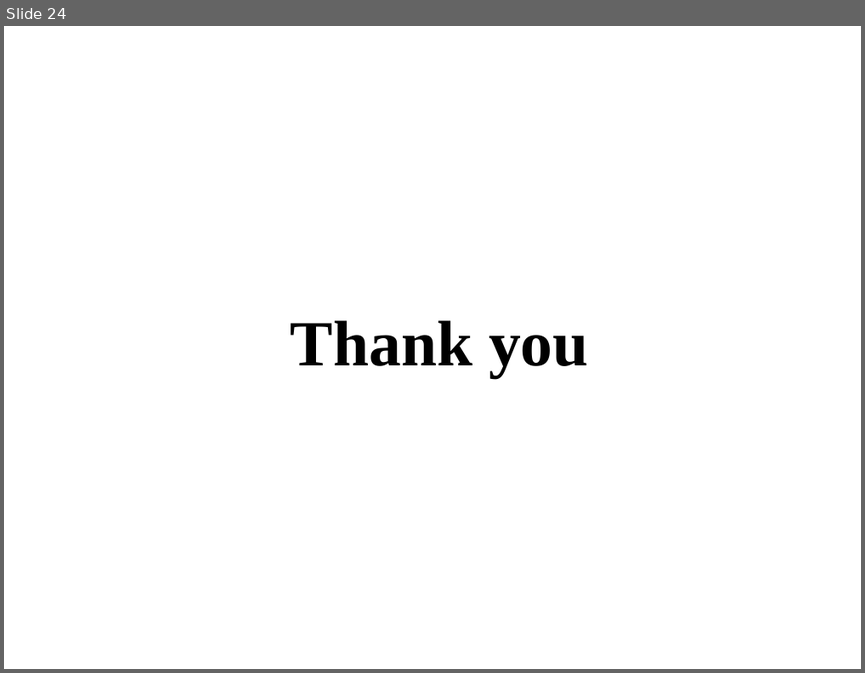
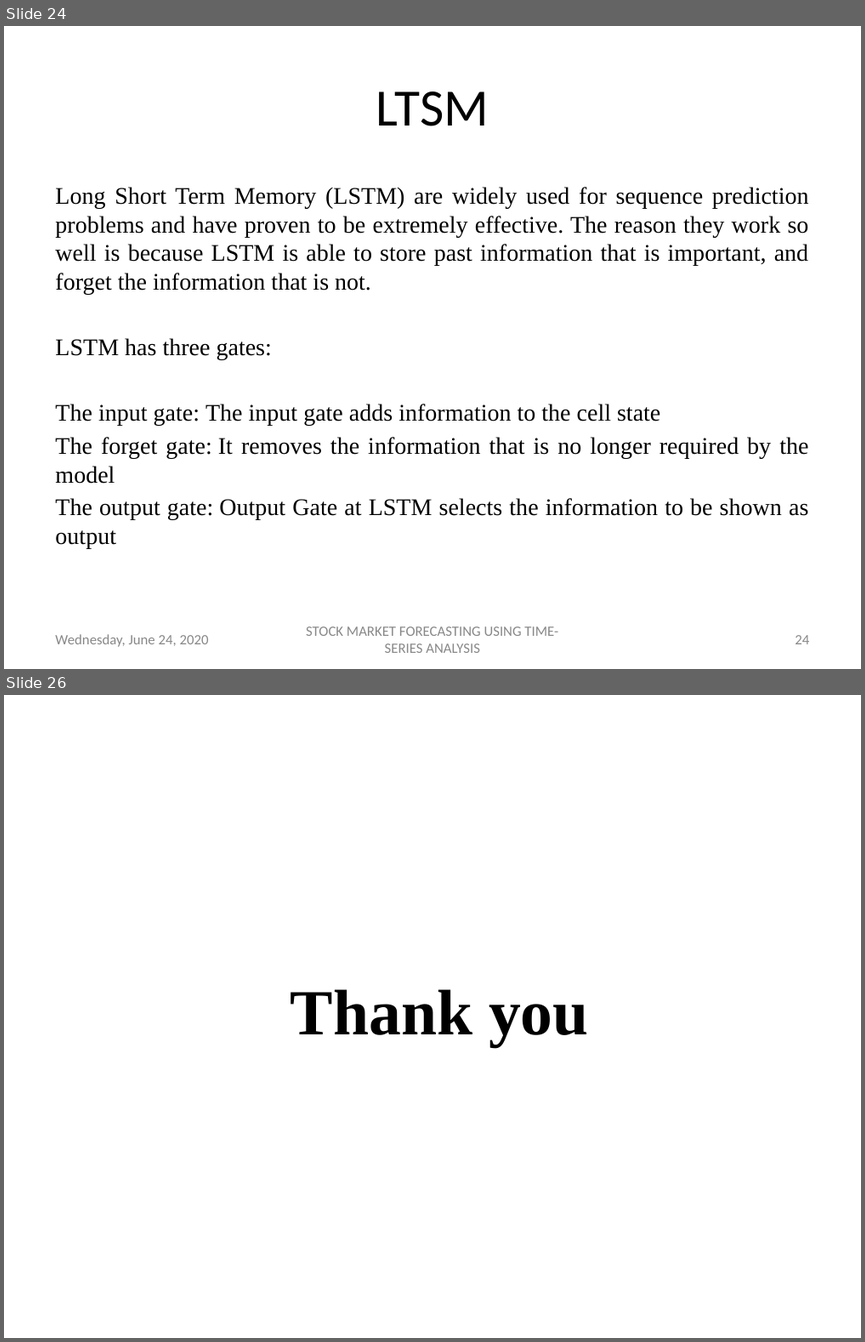
Before and after one commit to dipanshuagarwal/Stock-Market-Forecasting, a slide deck: Meetings/TIP - 10-06-2020.pptx. Shown one above the other, each under a label of ours: slide 24 before the commit, slides 24 and 26 after it; the slides between them are not shown. The pictures are 865x673 and 865x1342 pixels, drawn with LibreOffice and Linux fonts; fonts in the diff are those of the drawing; background and template pictures are left out. Boxes give left, top, right and bottom in pixels: in the first picture for what was removed or moved away, otherwise in the second. Text is boxed around its words. In the diff, an @@ line names an element or a change of style, - is before the commit and + after.

```diff
--- a/Meetings/TIP - 10-06-2020.pptx
+++ b/Meetings/TIP - 10-06-2020.pptx
@@ slide 24 added at (x1=4, y1=26, x2=861, y2=669), background picture (left out) @@
@@ title added at (x1=376, y1=91, x2=488, y2=126), 44 pt, text #000000 @@
+LTSM
@@ text added at (x1=55, y1=187, x2=809, y2=548), 20 pt, text #000000 @@
+Long Short Term Memory (LSTM) are widely used for sequence prediction problems and have proven to be extremely effective. The reason they work so well is because LSTM is able to store past information that is important, and forget the information that is not.
+LSTM has three gates:
+The input gate: The input gate adds information to the cell state
+The forget gate: It removes the information that is no longer required by the model
+The output gate: Output Gate at LSTM selects the information to be shown as output
@@ text added at (x1=55, y1=634, x2=209, y2=646), 12 pt, text #888888 @@
+Wednesday, June 24, 2020
@@ text added at (x1=306, y1=626, x2=558, y2=652), 12 pt, text #888888 @@
+STOCK MARKET FORECASTING USING TIME-SERIES ANALYSIS
@@ page number added at (x1=794, y1=635, x2=809, y2=644), 12 pt, text #888888 @@
+24
@@ what was slide 24 is now slide 26 @@
```
Also in this commit, not shown: 19 slides changed, 4 other slides added, 3 slides removed, 17 other files.
